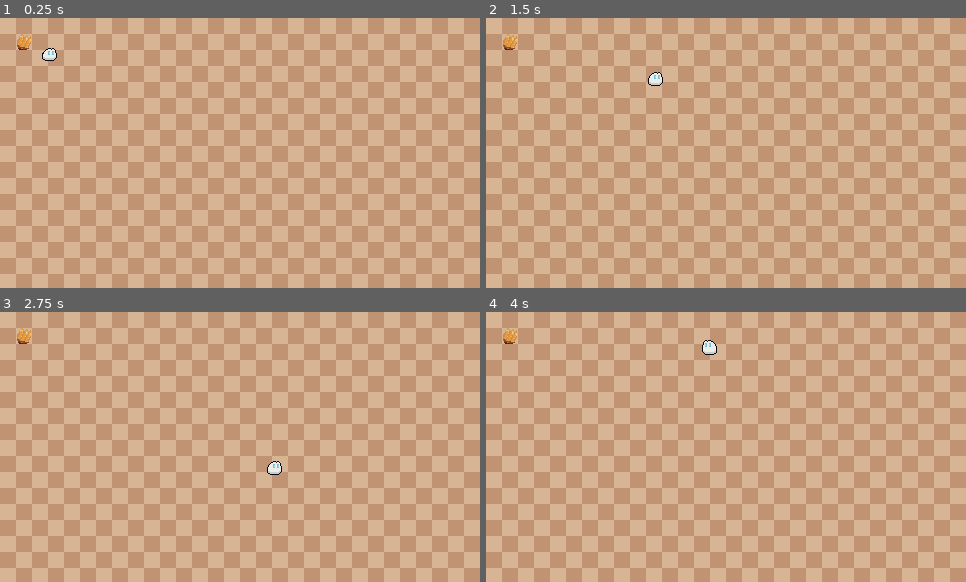
Above: before the commit, frames 1-4 (two rows, left to right).
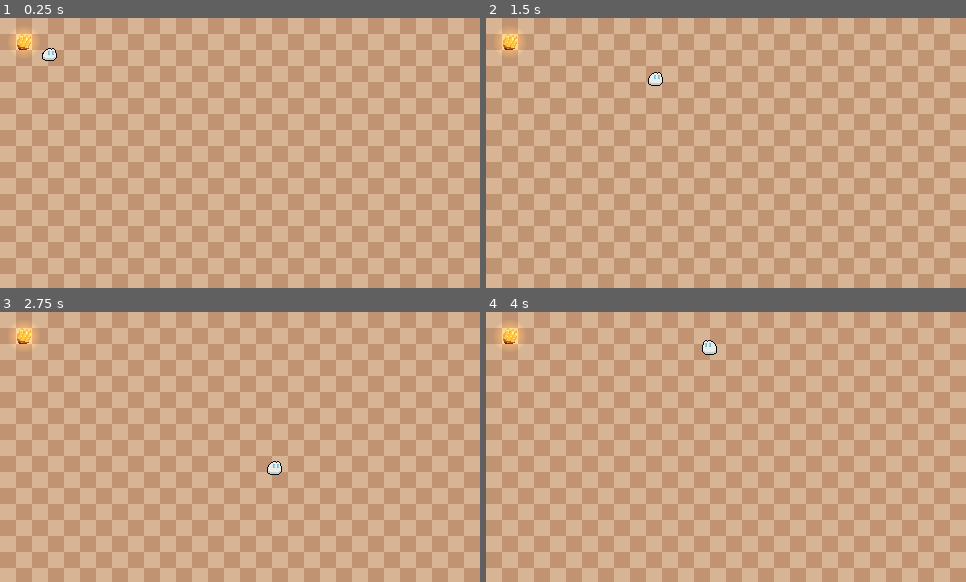
Above: after the commit, the same moments.

Repository: D2rkL1fe/Ghost-churros-and-evil-ghost-burger
Game: Godot game, scene res://scenes/main.tscn
The game is run twice, just before and just after one commit, with the same random seed, the same clock (stepped at 60 frames per second) and the same inputs. This scene is started directly instead of the project's main scene.
Inputs:
- Up to frame 1 (0.25 s): no input
- Up to frame 2 (1.5 s): hold D (right) 0.53-1.28 s; hold S (down) from 1.28 s (still down)
- Up to frame 3 (2.75 s): release S (down) at 2.03 s; hold D (right) from 2.03 s (still down)
- Up to frame 4 (4 s): release D (right) at 2.78 s; hold W (up) 2.78-3.53 s; hold A (left) from 3.53 s (still down)

The runs differ from the first frame. In frame 1, 0.3% of the frame differs, in the area x 2-8%, y 4-14%; in frame 2, 0.3%; in frame 3, 0.3%; in frame 4, 0.3%.

Commit message:
churros pickup
refactoring

Diff:
--- a/entities/churros/churros.gd
+++ b/entities/churros/churros.gd
@@ -1 +1,5 @@
 class_name Churros extends CharacterBody2D
+
+
+func _on_area_2d_body_entered(body: Node2D) -> void:
+	queue_free()
--- a/entities/churros/churros.tscn
+++ b/entities/churros/churros.tscn
@@ -1,7 +1,16 @@
-[gd_scene load_steps=4 format=3 uid="uid://dahkdou1cgc4w"]
+[gd_scene load_steps=6 format=3 uid="uid://dahkdou1cgc4w"]
 
 [ext_resource type="Script" uid="uid://iavdtf1h3tqp" path="res://entities/churros/churros.gd" id="1_i1ufe"]
 [ext_resource type="Texture2D" uid="uid://cndlc33h6jvus" path="res://entities/churros/churros.png" id="2_7j867"]
+
+[sub_resource type="Gradient" id="Gradient_i1ufe"]
+colors = PackedColorArray(1, 1, 1, 1, 0, 0, 0, 1)
+
+[sub_resource type="GradientTexture2D" id="GradientTexture2D_7j867"]
+gradient = SubResource("Gradient_i1ufe")
+fill = 1
+fill_from = Vector2(0.5, 0.5)
+fill_to = Vector2(0.7009346, 0.317757)
 
 [sub_resource type="CapsuleShape2D" id="CapsuleShape2D_p0uvp"]
 radius = 8.0
@@ -15,6 +24,17 @@
 position = Vector2(0, -8)
 texture = ExtResource("2_7j867")
 
-[node name="CollisionShape2D" type="CollisionShape2D" parent="."]
+[node name="PointLight2D" type="PointLight2D" parent="."]
+position = Vector2(0, -8)
+color = Color(0.76624745, 0.65438247, 0, 1)
+energy = 0.55
+texture = SubResource("GradientTexture2D_7j867")
+texture_scale = 1.01
+
+[node name="Area2D" type="Area2D" parent="."]
+
+[node name="CollisionShape2D" type="CollisionShape2D" parent="Area2D"]
 position = Vector2(0, -8)
 shape = SubResource("CapsuleShape2D_p0uvp")
+
+[connection signal="body_entered" from="Area2D" to="." method="_on_area_2d_body_entered"]
Binary file added: entities/churros/default/churros.png
Not shown, added: entities/churros/default/churros.png.import
